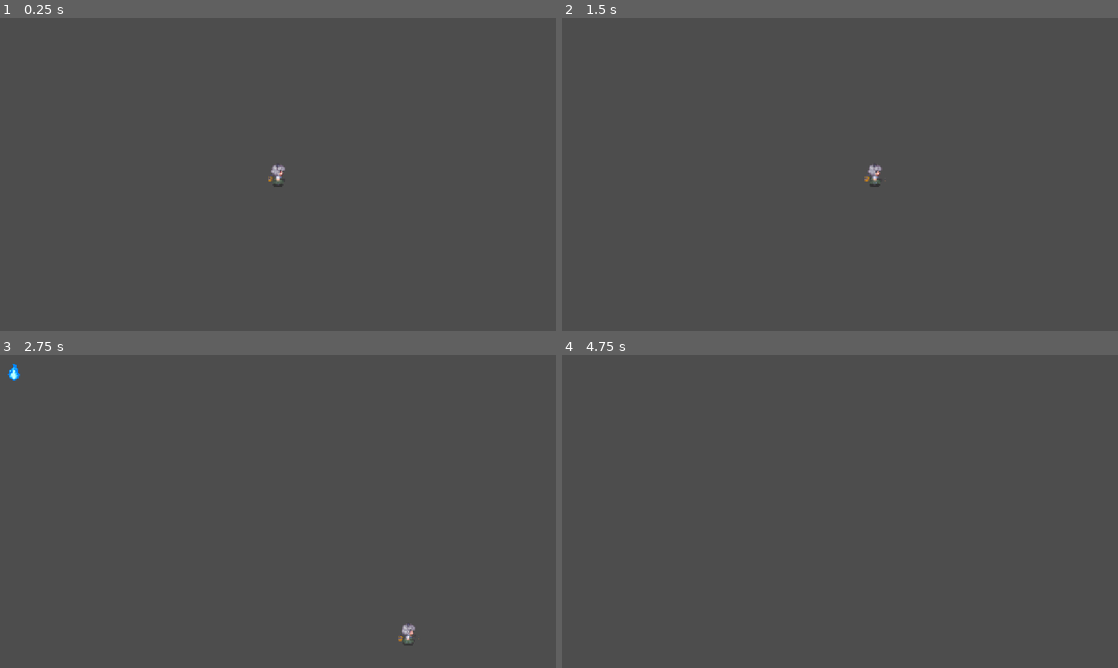
Above: before the commit, frames 1-4 (two rows, left to right).
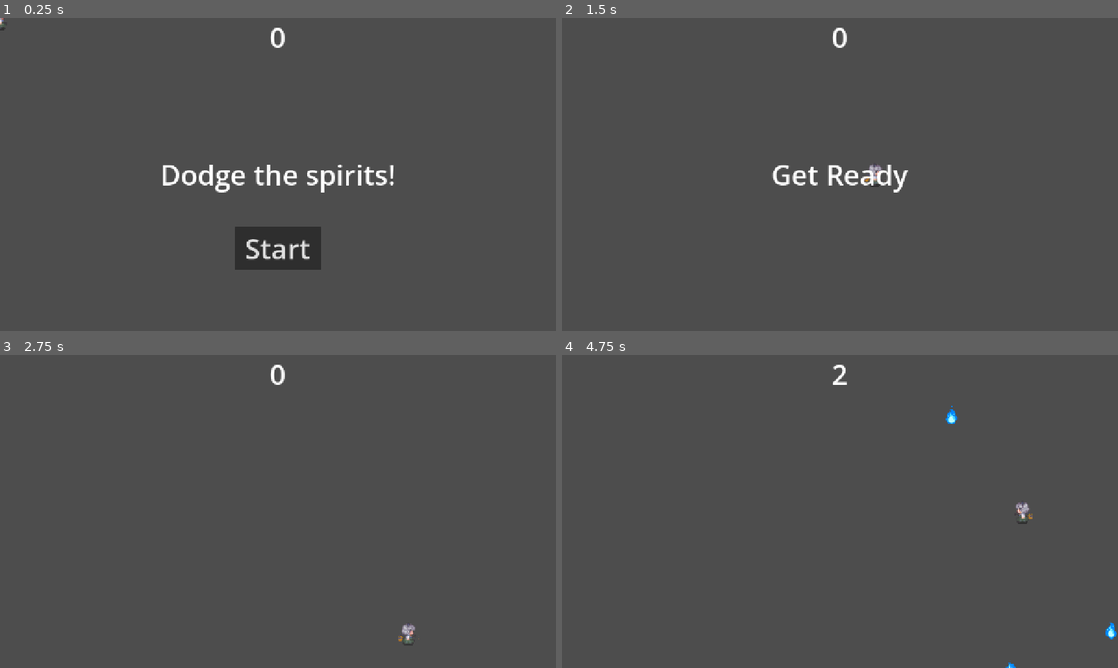
Above: after the commit, the same moments.

Repository: MyNameIsNotClyde/The-Last-Rat
Game: Godot game, scene res://main.tscn
Same seed, same stepped clock (60 frames per second), same inputs: the game is played once before the commit and once after it.
Inputs (mouse positions are in pixels of both pictures, inside the frame that each line leads up to):
- Up to frame 1 (0.25 s): no input
- Up to frame 2 (1.5 s): click (840, 249) at 0.5 s, where only the run after the commit has a clickable "Start"; tap Enter at 1.25 s; hold Right (move_right) from 1.28 s (still down)
- Up to frame 3 (2.75 s): release Right (move_right) at 2.03 s; hold Down (move_down) from 2.03 s (still down)
- Up to frame 4 (4.75 s): release Down (move_down) at 2.78 s; hold Right (move_right) 2.78-3.53 s; hold Up (move_up) 3.53-4.28 s; hold Left (move_left) from 4.28 s (still down)

The runs differ from the first frame. In frame 1, 3.4% of the frame differs, in the area x 0-71%, y 0-81%; in frame 2, 0.8%; in frame 3, 0.2%; in frame 4, 0.4%.

Commit message:
feat: implemented a basic hud following the godot tutorial

Diff:
--- /dev/null
+++ b/hud.gd
@@ -0,0 +1,35 @@
+extends CanvasLayer
+
+signal start_game
+
+# Called when the node enters the scene tree for the first time.
+func _ready() -> void:
+	pass # Replace with function body.
+
+# Called every frame. 'delta' is the elapsed time since the previous frame.
+func _process(delta: float) -> void:
+	pass
+
+func show_message(text):
+	$Message.text = text
+	$Message.show()
+	$MessageTimer.start()
+
+func show_game_over():
+	show_message("Game Over")
+	await $MessageTimer.timeout
+
+	$Message.text = "Dodge the spirits!"
+	$Message.show()
+	await get_tree().create_timer(1.0).timeout
+	$StartButton.show()
+
+func update_score(score):
+	$ScoreLabel.text = str(score)
+
+func _on_start_button_pressed() -> void:
+	$StartButton.hide()
+	start_game.emit()
+
+func _on_message_timer_timeout() -> void:
+	$Message.hide()
--- /dev/null
+++ b/hud.tscn
@@ -0,0 +1,55 @@
+[gd_scene format=3 uid="uid://dhrwqeytcj7c2"]
+
+[ext_resource type="Script" uid="uid://d3nnb02sinnfl" path="res://hud.gd" id="1_37p78"]
+
+[node name="HUD" type="CanvasLayer" unique_id=1416036245]
+script = ExtResource("1_37p78")
+
+[node name="ScoreLabel" type="Label" parent="." unique_id=509188205]
+anchors_preset = 10
+anchor_right = 1.0
+offset_bottom = 88.0
+grow_horizontal = 2
+theme_override_font_sizes/font_size = 64
+text = "0"
+horizontal_alignment = 1
+
+[node name="Message" type="Label" parent="." unique_id=1114676816]
+anchors_preset = 8
+anchor_left = 0.5
+anchor_top = 0.5
+anchor_right = 0.5
+anchor_bottom = 0.5
+offset_left = -640.0
+offset_top = -135.0
+offset_right = 640.0
+offset_bottom = 135.0
+grow_horizontal = 2
+grow_vertical = 2
+theme_override_font_sizes/font_size = 64
+text = "Dodge the spirits!"
+horizontal_alignment = 1
+vertical_alignment = 1
+autowrap_mode = 2
+
+[node name="StartButton" type="Button" parent="." unique_id=1643694055]
+anchors_preset = 7
+anchor_left = 0.5
+anchor_top = 1.0
+anchor_right = 0.5
+anchor_bottom = 1.0
+offset_left = -100.0
+offset_top = -240.0
+offset_right = 100.0
+offset_bottom = -140.0
+grow_horizontal = 2
+grow_vertical = 0
+theme_override_font_sizes/font_size = 64
+text = "Start"
+
+[node name="MessageTimer" type="Timer" parent="." unique_id=1404852573]
+wait_time = 2.0
+one_shot = true
+
+[connection signal="pressed" from="StartButton" to="." method="_on_start_button_pressed"]
+[connection signal="timeout" from="MessageTimer" to="." method="_on_message_timer_timeout"]
--- a/main.gd
+++ b/main.gd
@@ -5,7 +5,7 @@
 
 # Called when the node enters the scene tree for the first time.
 func _ready() -> void:
-	new_game()
+	pass
 
 # Called every frame. 'delta' is the elapsed time since the previous frame.
 func _process(delta: float) -> void:
@@ -14,11 +14,15 @@
 func game_over() -> void:
 	$ScoreTimer.stop()
 	$MobTimer.stop()
+	$HUD.show_game_over()
 
 func new_game():
 	score = 0
 	$Player.start($StartPosition.position)
 	$StartTimer.start()
+	$HUD.update_score(score)
+	$HUD.show_message("Get Ready")
+	get_tree().call_group("mobs", "queue_free")
 
 func _on_start_timer_timeout() -> void:
 	$MobTimer.start()
@@ -26,6 +30,7 @@
 
 func _on_score_timer_timeout() -> void:
 	score += 1
+	$HUD.update_score(score)
 
 func _on_mob_timer_timeout() -> void:
 	var mob = mob_scene.instantiate()
--- a/main.tscn
+++ b/main.tscn
@@ -3,6 +3,7 @@
 [ext_resource type="Script" uid="uid://3xyetlxueaq4" path="res://main.gd" id="1_h2yge"]
 [ext_resource type="PackedScene" uid="uid://ca6bvy6yvnfau" path="res://mob.tscn" id="2_1bvp3"]
 [ext_resource type="PackedScene" uid="uid://cwbjrfvu80m0t" path="res://player.tscn" id="3_lquwl"]
+[ext_resource type="PackedScene" uid="uid://dhrwqeytcj7c2" path="res://hud.tscn" id="4_1bvp3"]
 
 [sub_resource type="Curve2D" id="Curve2D_7mycd"]
 _data = {
@@ -33,7 +34,10 @@
 
 [node name="MobSpawnLocation" type="PathFollow2D" parent="MobPath" unique_id=272170024]
 
+[node name="HUD" parent="." unique_id=1416036245 instance=ExtResource("4_1bvp3")]
+
 [connection signal="hit" from="Player" to="." method="game_over"]
 [connection signal="timeout" from="MobTimer" to="." method="_on_mob_timer_timeout"]
 [connection signal="timeout" from="ScoreTimer" to="." method="_on_score_timer_timeout"]
 [connection signal="timeout" from="StartTimer" to="." method="_on_start_timer_timeout"]
+[connection signal="start_game" from="HUD" to="." method="new_game"]
--- a/mob.tscn
+++ b/mob.tscn
@@ -42,7 +42,7 @@
 [sub_resource type="CircleShape2D" id="CircleShape2D_ieysi"]
 radius = 10.049875
 
-[node name="Mob" type="RigidBody2D" unique_id=1736238924]
+[node name="Mob" type="RigidBody2D" unique_id=1736238924 groups=["mobs"]]
 collision_mask = 0
 gravity_scale = 0.0
 script = ExtResource("1_nokgg")
Not shown, added: hud.gd.uid
